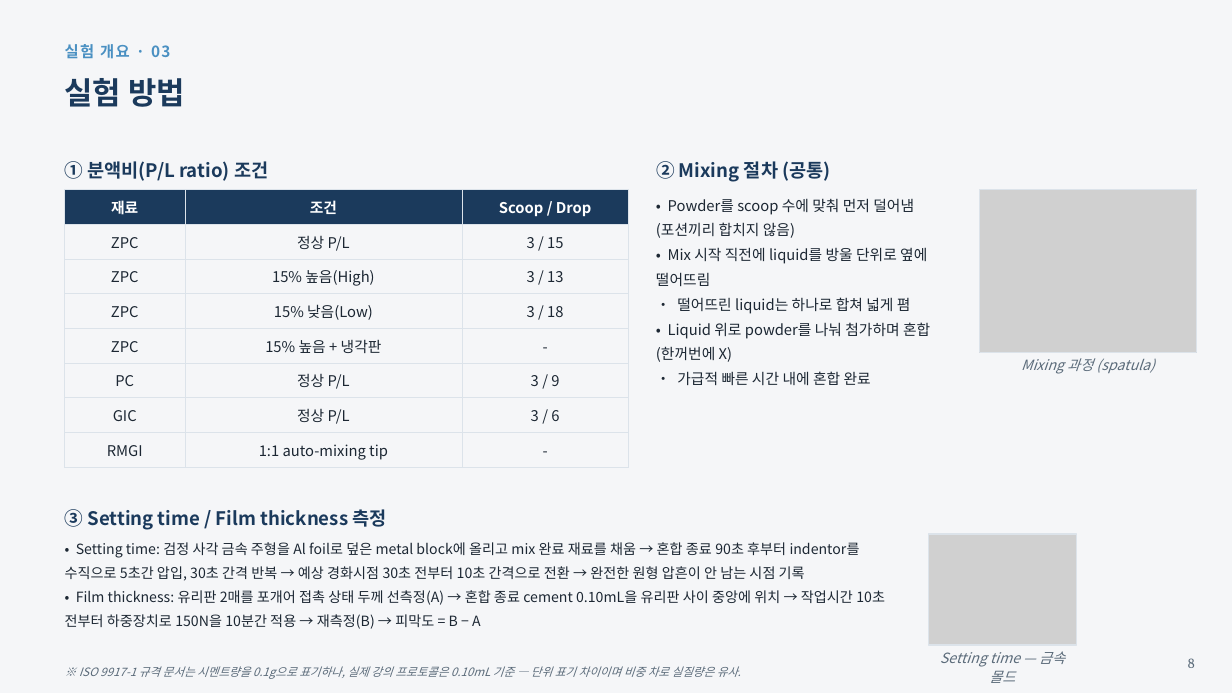
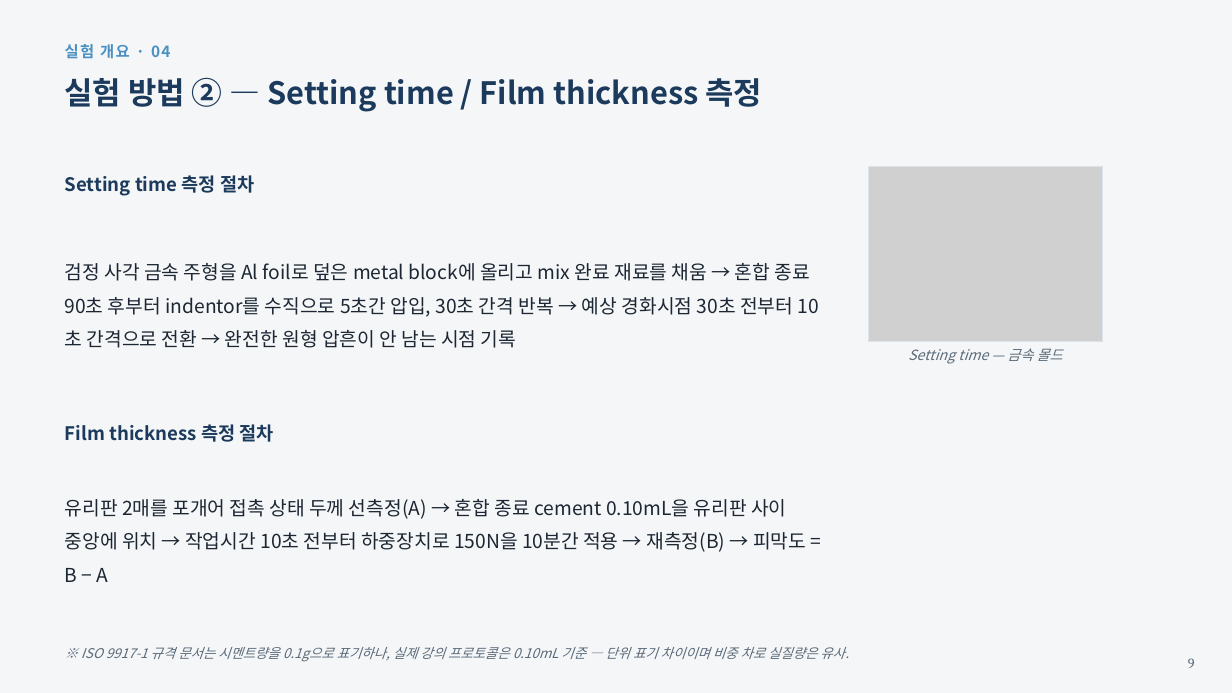
Before and after one commit to yojokem/-, a slide deck: slide 9 of 수복치과재료학실험/수복치과재료학실험_DentalCements_20260922.pptx (slide 8 before the commit). Drawn at 1232x693 pixels with LibreOffice and Linux fonts; fonts in the diff are those of the drawing; grey boxes stand for pictures. Boxes give left, top, right and bottom in pixels: in the first picture for what was removed or moved away, otherwise in the second. Text is boxed around its words. In the diff, an @@ line names an element or a change of style, - is before the commit and + after.

```diff
--- a/수복치과재료학실험/수복치과재료학실험_DentalCements_20260922.pptx
+++ b/수복치과재료학실험/수복치과재료학실험_DentalCements_20260922.pptx
@@ text at (65,44,170,59): text changed @@
-실험 개요 · 03
+실험 개요 · 04
@@ text at (65,77,763,112): text changed @@
-실험 방법
+실험 방법 ② — Setting time / Film thickness 측정
@@ text at (65,175,254,196): text changed @@
-③ Setting time / Film thickness 측정
+Setting time 측정 절차
@@ text removed at (65,161,268,181) @@
-① 분액비(P/L ratio) 조건
@@ text removed at (656,161,830,182) @@
-② Mixing 절차 (공통)
@@ picture: place and size @@
-picture at (929,534,1077,645)
+picture at (869,166,1103,342)
@@ rectangle: place and size @@
-rectangle at (980,189,1197,352)
+rectangle at (869,166,1103,342)
@@ table removed at (65,189,628,467), 8 rows, 3 columns @@
-재료 | 조건 | Scoop / Drop
-ZPC | 정상 P/L | 3 / 15
-ZPC | 15% 높음(High) | 3 / 13
-ZPC | 15% 낮음(Low) | 3 / 18
-ZPC | 15% 높음 + 냉각판 | -
-PC | 정상 P/L | 3 / 9
-GIC | 정상 P/L | 3 / 6
-RMGI | 1:1 auto-mixing tip | -
@@ text removed at (656,198,930,385) @@
-• Powder를 scoop 수에 맞춰 먼저 덜어냄 (포션끼리 합치지 않음)
-• Mix 시작 직전에 liquid를 방울 단위로 옆에 떨어뜨림
-• 떨어뜨린 liquid는 하나로 합쳐 넓게 폄
-• Liquid 위로 powder를 나눠 첨가하며 혼합 (한꺼번에 X)
-• 가급적 빠른 시간 내에 혼합 완료
@@ picture removed at (980,189,1197,352) @@
@@ text added at (65,263,810,348), 15 pt, text #1C2733 @@
+검정 사각 금속 주형을 Al foil로 덮은 metal block에 올리고 mix 완료 재료를 채움 → 혼합 종료 90초 후부터 indentor를 수직으로 5초간 압입, 30초 간격 반복 → 예상 경화시점 30초 전부터 10초 간격으로 전환 → 완전한 원형 압흔이 안 남는 시점 기록
@@ text "Setting time — 금속 몰드" rewrapped from (940,651,1065,683) to (908,348,1063,364) @@
@@ text removed at (1021,358,1154,374) @@
-Mixing 과정 (spatula)
@@ text added at (65,424,274,442), 14.5 pt, text #1B3A5C, bold @@
+Film thickness 측정 절차
@@ text "유리판 2매를 포개어 접촉 상태 ..." at (65,499,806,582): vertical alignment top to middle @@
@@ text at (65,499,806,582): text changed; size 11 to 15 pt @@
-• Setting time: 검정 사각 금속 주형을 Al foil로 덮은 metal block에 올리고 mix 완료 재료를 채움 → 혼합 종료 90초 후부터 indentor를 수직으로 5초간 압입, 30초 간격 반복 → 예상 경화시점 30초 전부터 10초 간격으로 전환 → 완전한 원형 압흔이 안 남는 시점 기록
-• Film thickness: 유리판 2매를 포개어 접촉 상태 두께 선측정(A) → 혼합 종료 cement 0.10mL을 유리판 사이 중앙에 위치 → 작업시간 10초 전부터 하중장치로 150N을 10분간 적용 → 재측정(B) → 피막도 = B − A
+유리판 2매를 포개어 접촉 상태 두께 선측정(A) → 혼합 종료 cement 0.10mL을 유리판 사이 중앙에 위치 → 작업시간 10초 전부터 하중장치로 150N을 10분간 적용 → 재측정(B) → 피막도 = B − A
@@ rectangle removed at (929,534,1077,645) @@
@@ text "※ ISO 9917-1 규격 문서는 ...": place and size @@
-text "※ ISO 9917-1 규격 문서는 ..." at (79,666,741,679)
+text "※ ISO 9917-1 규격 문서는 ..." at (81,647,849,662)
@@ text "※ ISO 9917-1 규격 문서는 ..." at (81,647,849,662): size 9 to 10.5 pt; line spacing 1.15 to 1.2 @@
@@ text at (1188,658,1195,668): text changed @@
-8
+9
```
Also in this commit, not shown: 7 other slides changed, 1 slide added, 3 other files.
